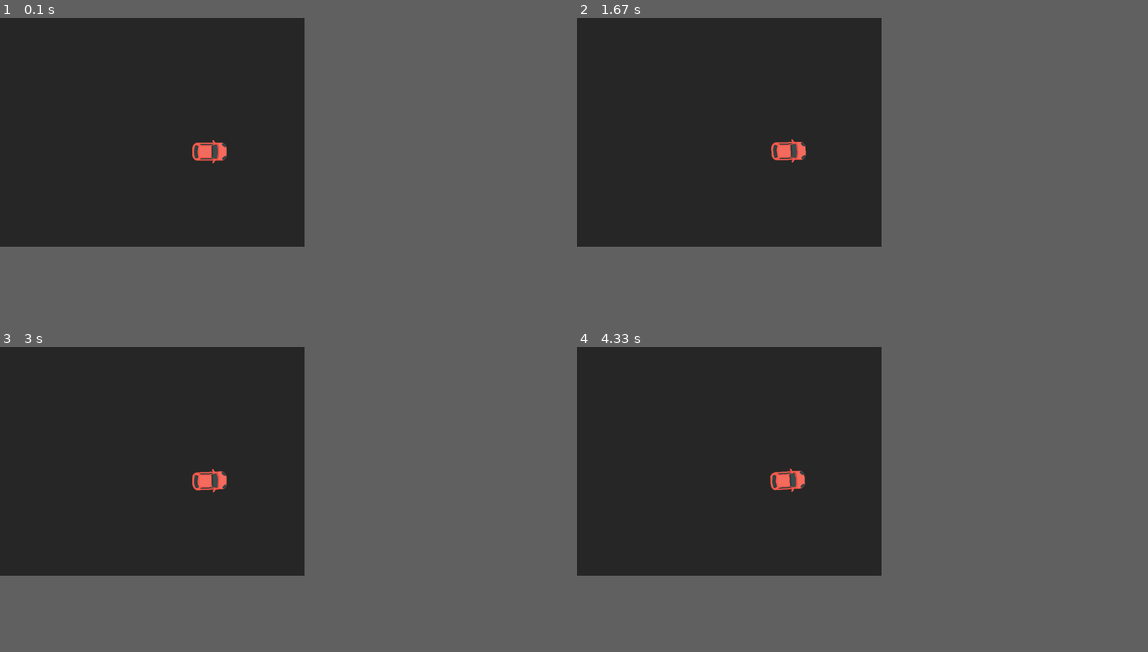
Above: before the commit, frames 1-4 (two rows, left to right).
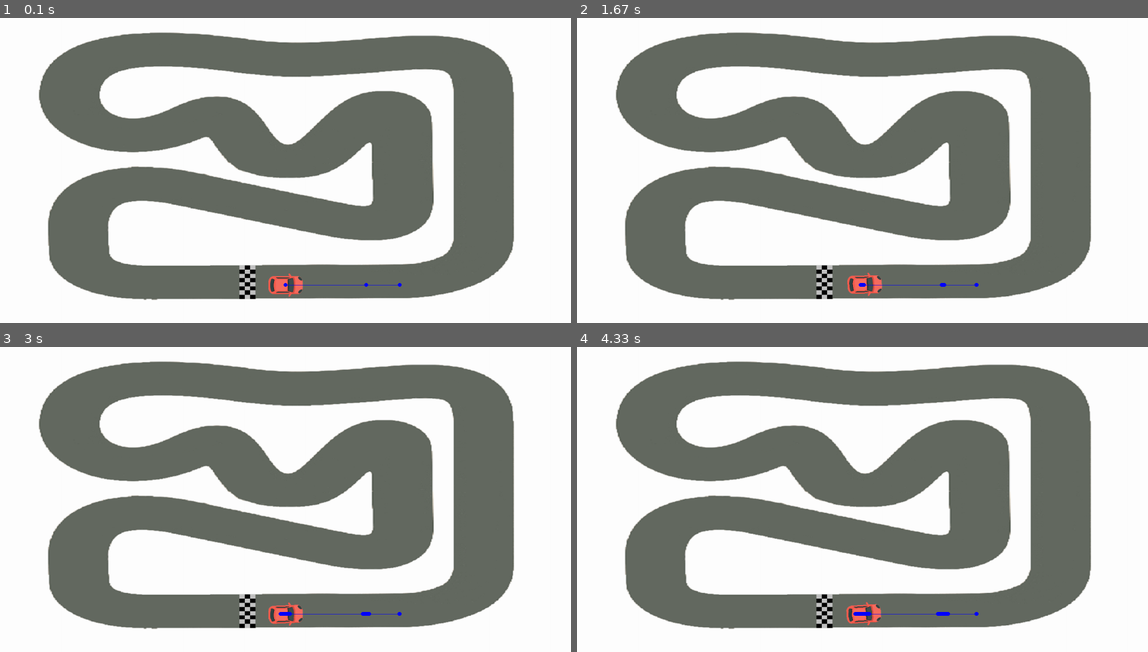
Above: after the commit, the same moments.

Repository: OJP98/self-driving-car
Game: pygame game, started from simulation/main.py
Two runs of this game, one before a commit and one after it. Both use one fixed random seed, a clock stepped at 60 frames per second and the inputs below.
Inputs:
- Up to frame 1 (0.1 s): no input
- Up to frame 2 (1.67 s): hold Right 0.33-0.8 s; hold Up 0.83-1.13 s; tap Space at 0.9, 1.23, 1.53 s; hold Right 1.17-1.63 s
- Up to frame 3 (3 s): hold Left 1.67-2.2 s; tap Space at 1.73, 2.03, 2.3, 2.63, 2.93 s; hold Down 2.23-2.53 s; hold Left 2.57-2.97 s
- Up to frame 4 (4.33 s): hold Up 3-3.37 s; tap Space at 3.07, 3.47, 3.77, 4.13 s; hold Right 3.4-4.03 s; hold Down from 4.07 s (still down)
In our replay, the window is 480x360 before the commit and 900x480 after it. These sizes can differ from the game's own. Grey fills any space a smaller window leaves; there, only what the larger window draws over its background counts as a difference.

The runs differ from the first frame. In frame 1, 68% of the frame differs, in the area x 0-90%, y 0-93%; in frame 2, 68%; in frame 3, 68%; in frame 4, 68%.

Commit message:
First radar drawn

Diff:
--- a/simulation/car.py
+++ b/simulation/car.py
@@ -1,24 +1,28 @@
+import math
 import pygame as pg
 from pygameUtils import rotate
 
 CAR_HEIGHT = 100
 CAR_WIDTH = 100
+RADAR_COLOR = (0, 0, 255)
 
 
-class Car:
+class Car(object):
     """Car class for pygame simulation"""
 
-    def __init__(self):
+    def __init__(self, game_map):
+        self.game_map = game_map
         self.surface = pg.image.load('red_car.png')
         self.surface = pg.transform.scale(
             self.surface, (CAR_WIDTH, CAR_HEIGHT)
         )
         self.rotate_surface = self.surface
-        self.x_pos = 500
-        self.y_pos = 300
+        self.x_pos = 700
+        self.y_pos = 650
         self.rect = [self.x_pos, self.y_pos]
         self.angle = 0
         self.speed = 1
+        self.radars = []
         self.center = [
             self.x_pos + int(CAR_WIDTH/2), self.y_pos + int(CAR_HEIGHT/2)
         ]
@@ -26,6 +30,7 @@
     def draw(self, screen):
         """Renders the car intro the screen"""
         screen.blit(self.rotate_surface, [self.x_pos, self.y_pos])
+        self.draw_radar(screen)
 
     def update(self, dif_x, dif_y, dif_angle):
         """Updates the car itself"""
@@ -33,3 +38,49 @@
         self.y_pos += dif_y
         self.angle += dif_angle
         self.rotate_surface = rotate(self.surface, self.angle)
+
+        # Draw the radars in the given angles
+        for d in range(-90, 120, 45):
+            self.update_radar(d)
+
+    def update_radar(self, degree):
+        """Updates the car radars and appends them to its list"""
+        length = 0
+
+        # Calculate the x center of the car, considering its rotation
+        x_len = int(
+            self.center[0] + math.cos(
+                math.radians(360 - (self.angle + degree))
+            ) * length
+        )
+        # Calculate the y center of the car, considering its rotation
+        y_len = int(
+            self.center[1] + math.sin(
+                math.radians(360 - (self.angle + degree))
+            ) * length
+        )
+
+        # We have to check if one of the sides is out of the track
+        while not self.game_map.get_at((x_len, y_len)) == (255, 255, 255, 255) and length < 300:
+            length += 100
+            x_len = int(
+                self.center[0] + math.cos(
+                    math.radians(360 - (self.angle + degree))
+                ) * length
+            )
+
+        # Get the vertical and horizontal side of the car
+        horizontal = math.pow(x_len - self.center[0], 2)
+        vertical = math.pow(y_len - self.center[1], 2)
+
+        # If we get the hypotenuse of the triangle, we are also getting
+        # the distance of the radar
+        distance = int(math.sqrt(horizontal + vertical))
+        self.radars.append([(x_len, y_len), distance])
+
+    def draw_radar(self, screen):
+        """Draws the radars on the screen"""
+        for radar in self.radars:
+            position, _ = radar
+            pg.draw.line(screen, RADAR_COLOR, self.center, position, 1)
+            pg.draw.circle(screen, RADAR_COLOR, position, 5)
--- a/simulation/main.py
+++ b/simulation/main.py
@@ -3,8 +3,8 @@
 from car import Car
 
 # Constant variables
-SCREEN_HEIGHT = 800
-SCREEN_WIDTH = 600
+SCREEN_HEIGHT = 1500
+SCREEN_WIDTH = 800
 CAR_HEIGHT = 192
 CAR_WIDTH = 112
 GENERATION = 0
@@ -22,11 +22,14 @@
 icon = pygame.image.load('red_car.png')
 pygame.display.set_icon(icon)
 
+# Map to be tested
+game_map = pygame.image.load('map.png')
+
 
 def main():
     """Main method for runing the pygame window"""
 
-    car = Car()
+    car = Car(game_map)
 
     dif_x = 0
     dif_y = 0
@@ -35,7 +38,8 @@
     running = True
     while running:
         # RGB - Red, Green, Blue
-        screen.fill((40, 40, 40))
+        # screen.fill((40, 40, 40))
+        screen.blit(game_map, (0, 0))
 
         for event in pygame.event.get():
             if event.type == pygame.QUIT:
Binary file added: simulation/map.png
